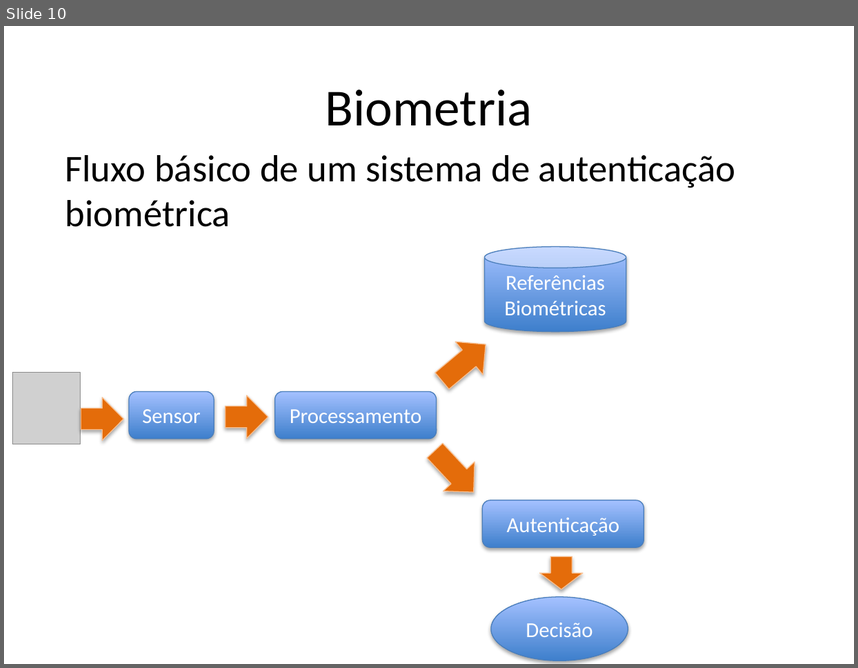
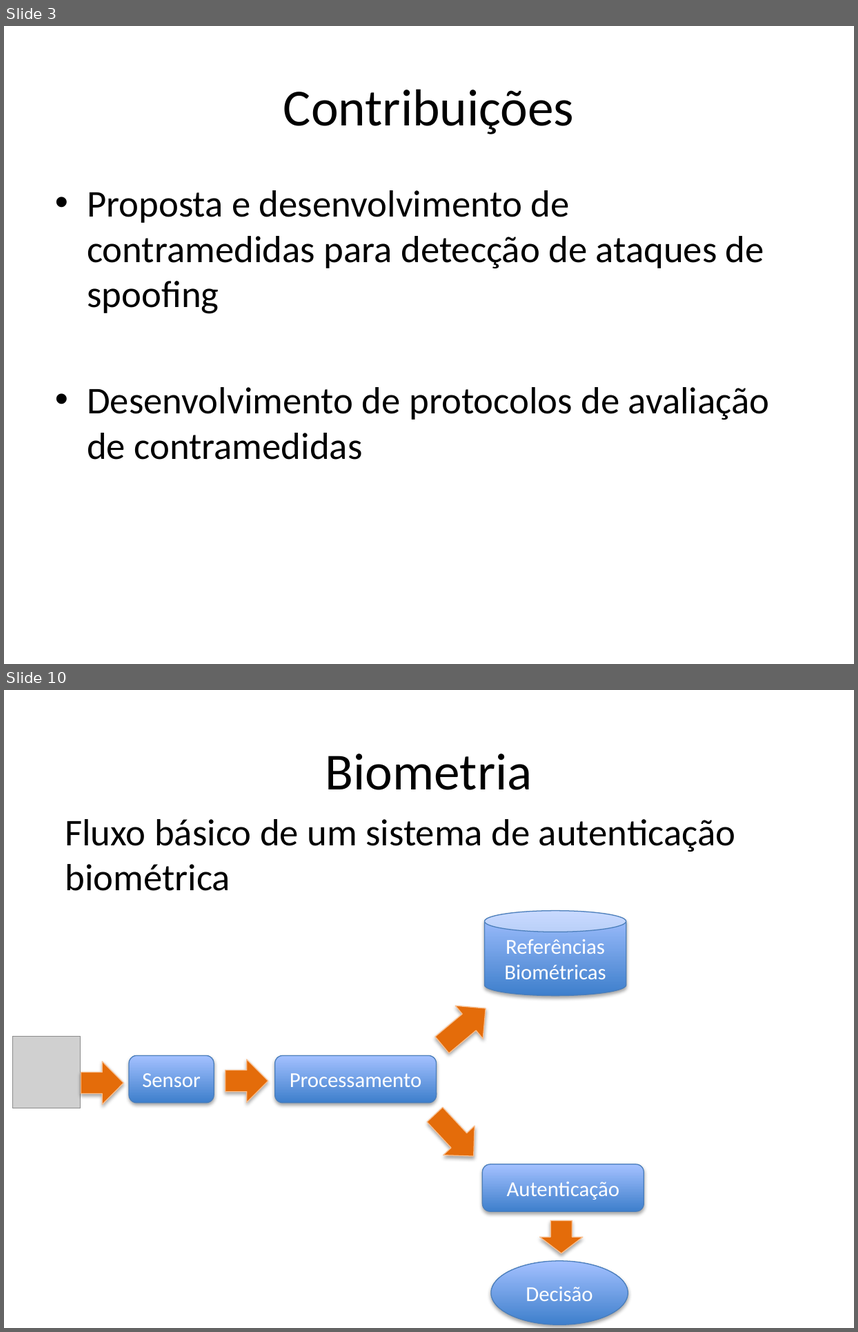
Before and after one commit to tiagofrepereira2012/masters_thesis, a slide deck: qualification/presentation/Presentation.pptx. Shown one above the other, each under a label of ours: slide 10 before the commit, slides 3 and 10 after it; the slides between them are not shown. The pictures are 858x668 and 858x1332 pixels, drawn with LibreOffice and Linux fonts; fonts in the diff are those of the drawing; grey boxes stand for pictures. Boxes give left, top, right and bottom in pixels: in the first picture for what was removed or moved away, otherwise in the second. Text is boxed around its words. In the diff, an @@ line names an element or a change of style, - is before the commit and + after.

```diff
--- a/qualification/presentation/Presentation.pptx
+++ b/qualification/presentation/Presentation.pptx
@@ slide 3 added at (x1=4, y1=26, x2=854, y2=664), background #FFFFFF @@
@@ title added at (x1=283, y1=89, x2=574, y2=134), 44 pt, text #000000 @@
+Contribuições
@@ text added at (x1=87, y1=190, x2=770, y2=459), 32 pt, text #000000 @@
+• Proposta e desenvolvimento de contramedidas para detecção de ataques de spoofing
+• Desenvolvimento de protocolos de avaliação de contramedidas
```
Also in this commit, not shown: 10 slides changed, 6 other slides added, 2 slides removed.
